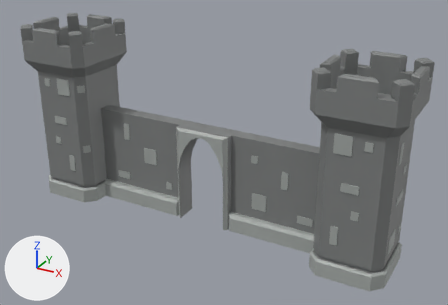
The FBX model Assets/ART/Models/Wall2.fbx as it was, and as the next commit left it.
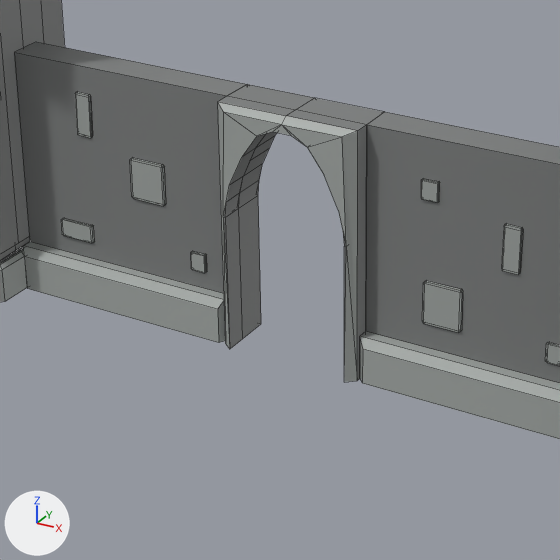
Old and new are each drawn whole from a camera (50 mm lens) standing at (12.01, -20.51, 13.49) and looking at (0.76, -0.05, 3.27) and again close up on the part from 21% to 67% of the width and 29% to 97% of the height. Arrows for +X, +Y and +Z are at lower left; the lights stay in place. The close-ups show mesh edges as thin lines. Where no turn or scale is listed for an object, it has been applied to the vertices.

The first close-up shows 'Wall2'.
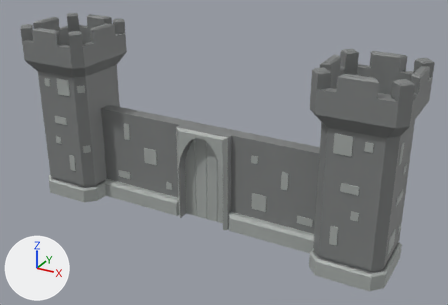
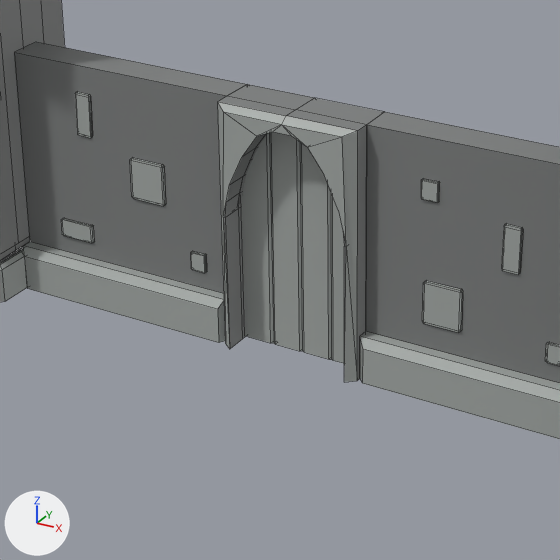
What the commit changed:
me_cube_015 is used by ob_wall2; location (0.0, 0.0, 0.0).
me_cube_015 had 2078 vertices, 2114 faces and spanned x -8.4..8.3, y -2.1..1.8, z -0.2..7.8.
me_cube_015 now has 2122 vertices, 2156 faces and spans x -8.4..8.3, y -2.1..1.8, z -0.2..7.8.
me_cube_015 part 1: a new loose piece of 44 vertices spanning x -1.1..1.1, y -0.2..0.2, z 0.0..4.0, in mat_palette (picture img_megatexture_png).

Location of each change, (x1, y1, x2, y2) in pixels of the close-ups (560 x 560 px):
part 1 of me_cube_015, added: after (242, 132, 344, 363)
